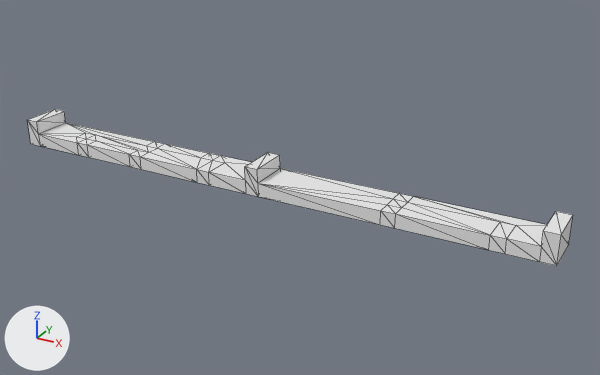
A saved change to the OBJ model Assets/CityVoxelPack/Assets/roads/tall/Mesh/road16.obj.
Before and after are seen from a camera (50 mm lens) standing at (27.8, -45.2, 23.2) and looking at (2.4, 0.9, 0.2). Lighting does not change. The marker at lower left points along +X, +Y and +Z. Mesh edges are drawn as thin lines. Where no turn or scale is listed for an object, it has been applied to the vertices. Vertices at the same position are counted once.

Names of what the first picture shows: 'road16'.
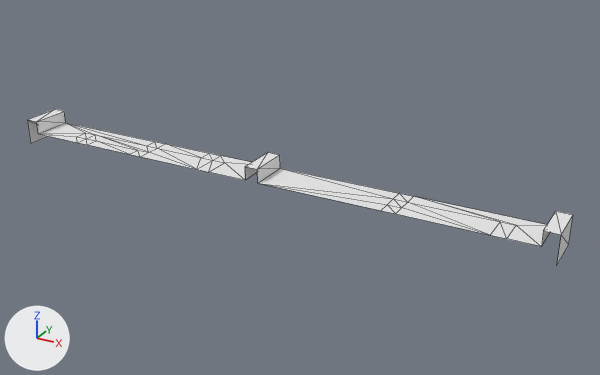
Where the change shows, as pixel boxes (x1, y1, x2, y2) in the pictures (600 x 375 px):
'road16', reshaped
    before: (27, 109, 573, 266)
    after: (27, 109, 573, 265)
part 1 of me_road16, deleted
    before: (27, 120, 561, 266)

Diff of the bpy script that builds the scene:
```diff
--- a/Assets/CityVoxelPack/Assets/roads/tall/Mesh/road16.obj.py
+++ b/Assets/CityVoxelPack/Assets/roads/tall/Mesh/road16.obj.py
@@ me_road16 @@
 # used by ob_road16; location = (0.0, 0.0, 0.0)
-me_road16.from_pydata(...)  # 100 vertices, 196 faces; spans x -20.5..20.5, y -1.5..1.5, z 0.0..2.0
+me_road16.from_pydata(...)  # 58 vertices, 74 faces; spans x -20.5..20.5, y -1.5..1.5, z 0.0..2.0
+# me_road16 part 1
+# 42 vertices are removed from x -19.5..19.5, y -1.5..1.5, z 0.0
+# 122 faces are deleted
 me_road16.materials.append(mat_palette)
```
